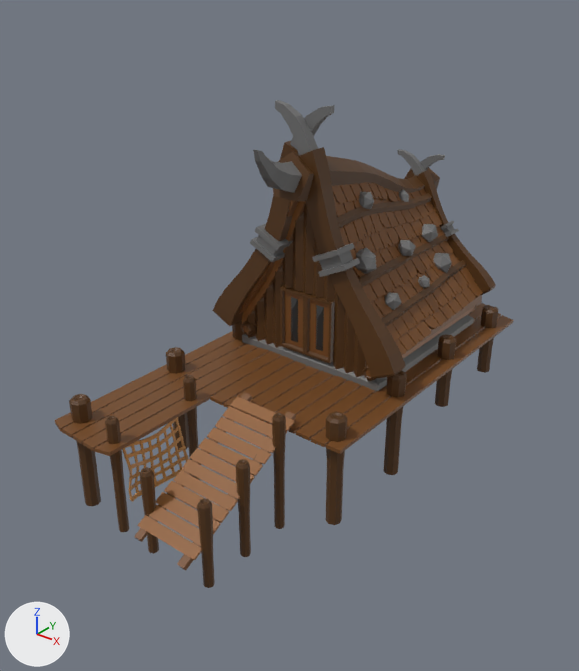
Renders of the FBX model Viking-Game/Assets/Models/A_Base/A_BoatHouse.fbx from each side of a commit.
Before and after are seen from a 50 mm camera at (-47.21, -23.03, 23.62) aimed at (-59.86, -7.23, 13.82). Every picture has the same lights, and +X, +Y and +Z are marked at lower left.

The first picture shows 'A_BoatHouse'.
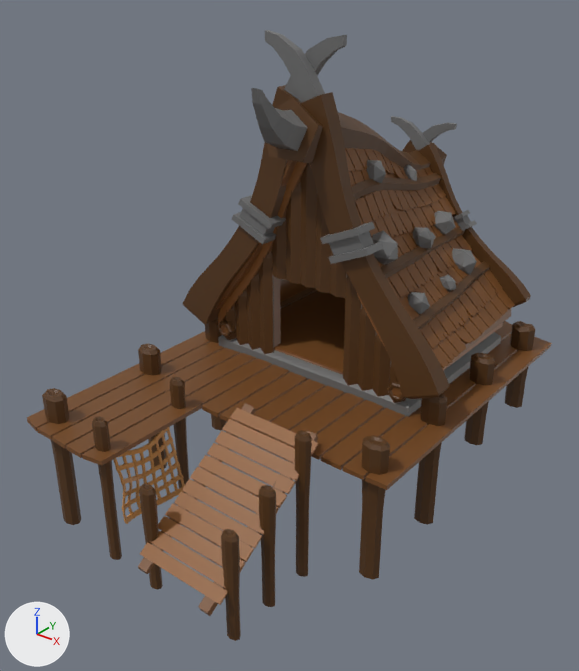
Where the change shows, as pixel boxes (x1, y1, x2, y2) in the pictures (579 x 671 px):
'A_BoatHouse', reshaped, rescaled (14% wider, 25% taller): before (55, 100, 514, 588); after (27, 30, 552, 641)
part 1 of me_plane_144, deleted (brown): before (305, 294, 335, 363)
part 2 of me_plane_144, deleted (brown): before (280, 286, 306, 354)
part 3 of me_plane_144, cut back (black): after (280, 291, 346, 366)

The change in detail:
me_plane_144 is used by ob_a_boathouse; location (-59.72, -4.65, 14.19); rotation (1.571, 0.0, 0.0), in degrees (90, 0, 0); scale (0.01, 0.01, 0.01).
me_plane_144 had 9896 vertices, 8646 faces and spanned x -323.0..333.0, y -425.0..593.0, z -576.0..879.0.
me_plane_144 now has 9702 vertices, 8487 faces and spans x -323.0..333.0, y -425.0..593.0, z -576.0..879.0.
me_plane_144 part 1: the loose piece of 24 vertices spanning x -2.0..88.0, y -116.0..70.0, z 186.0..202.0 is deleted.
me_plane_144 part 2: the loose piece of 24 vertices spanning x -93.0..-3.0, y -116.0..70.0, z 186.0..202.0 is deleted.
Part 3, on me_plane_144:
4 vertices are removed from x -21.0, y -131.0..182.0, z -353.0..-332.0.
14 faces are deleted.
4 vertices move from x -207.0..206.0, y -117.0..-110.0, z -318.0..-293.0 to x -207.0..206.0, y -114.0..-112.0, z -340.0..-271.0.
8 new faces join them, mat_brown (brown #744921).
me_plane_144 no longer uses material mat_darkgrey (black #313131).
Object 'A_BoatHouse' (ob_a_boathouse) is rescaled from (0.01, 0.01, 0.01) to (0.0141, 0.0128, 0.01).
